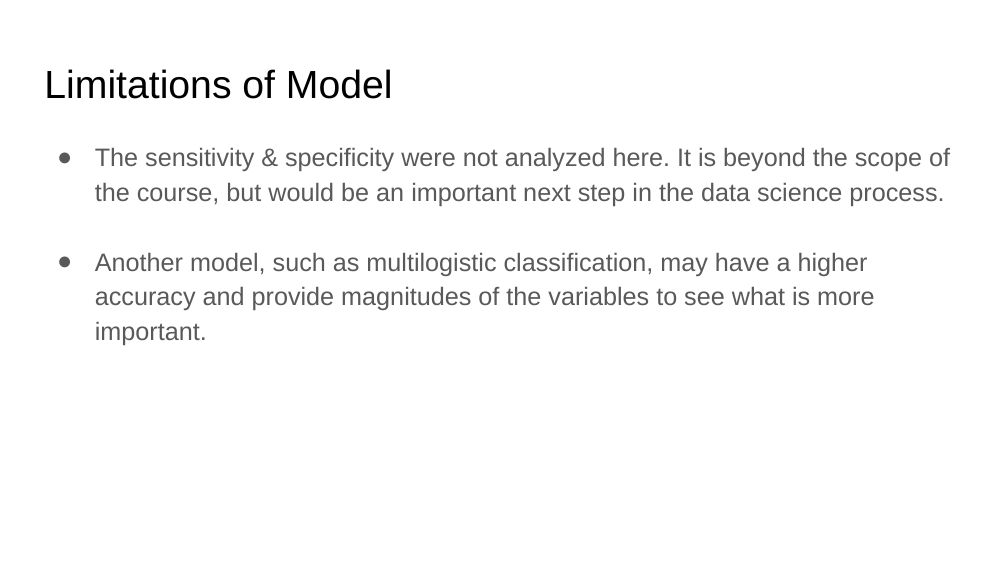
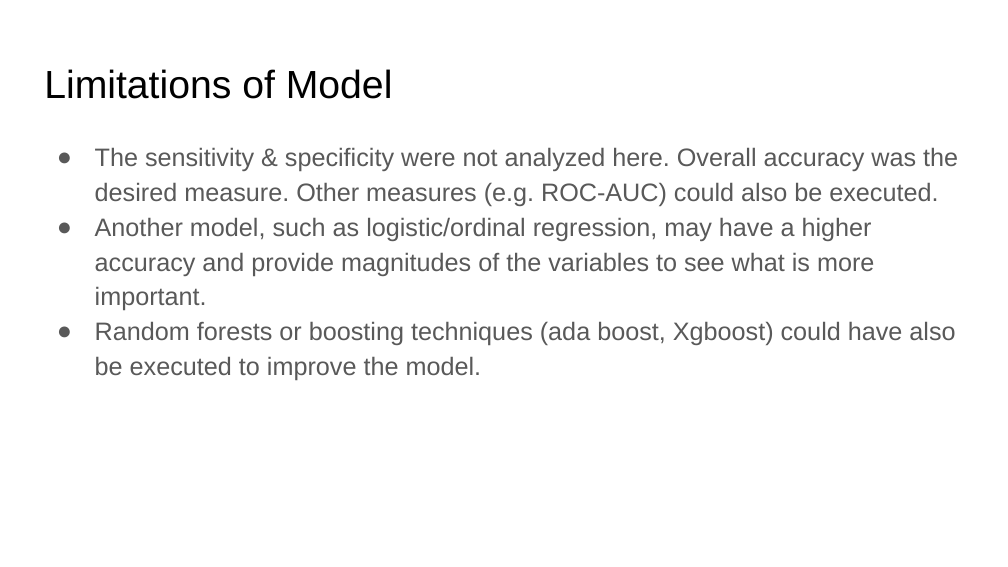
Before and after one commit to MichaelJ8/Wine-Rating-Prediction-Decision-Tree, a slide deck: slide 14 of DSE 200X_final Project Presentation.pptx (slide 15 before the commit). Drawn at 1008x567 pixels with LibreOffice and Linux fonts; fonts in the diff are those of the drawing. Boxes give left, top, right and bottom in pixels: in the first picture for what was removed or moved away, otherwise in the second. Text is boxed around its words. In the diff, an @@ line names an element or a change of style, - is before the commit and + after.

```diff
--- a/DSE 200X_final Project Presentation.pptx
+++ b/DSE 200X_final Project Presentation.pptx
@@ text at [95,147,958,380]: text changed @@
-● The sensitivity & specificity were not analyzed here. It is beyond the scope of the course, but would be an important next step in the data science process.
-● Another model, such as multilogistic classification, may have a higher accuracy and provide magnitudes of the variables to see what is more important.
+● The sensitivity & specificity were not analyzed here. Overall accuracy was the desired measure. Other measures (e.g. ROC-AUC) could also be executed.
+● Another model, such as logistic/ordinal regression, may have a higher accuracy and provide magnitudes of the variables to see what is more important.
+● Random forests or boosting techniques (ada boost, Xgboost) could have also be executed to improve the model.
```
Also in this commit, not shown: 10 other slides changed, 1 slide removed.
